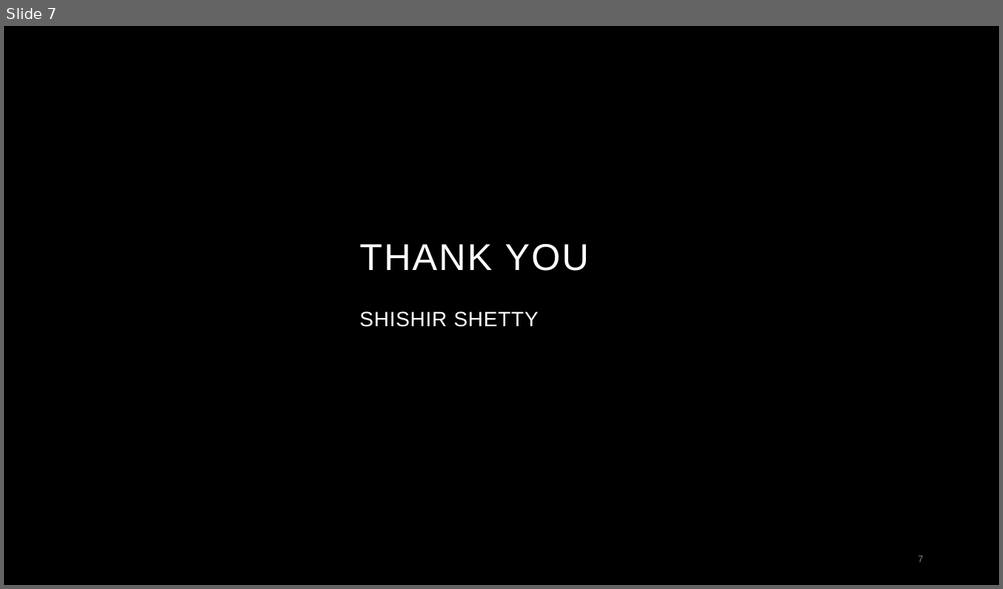
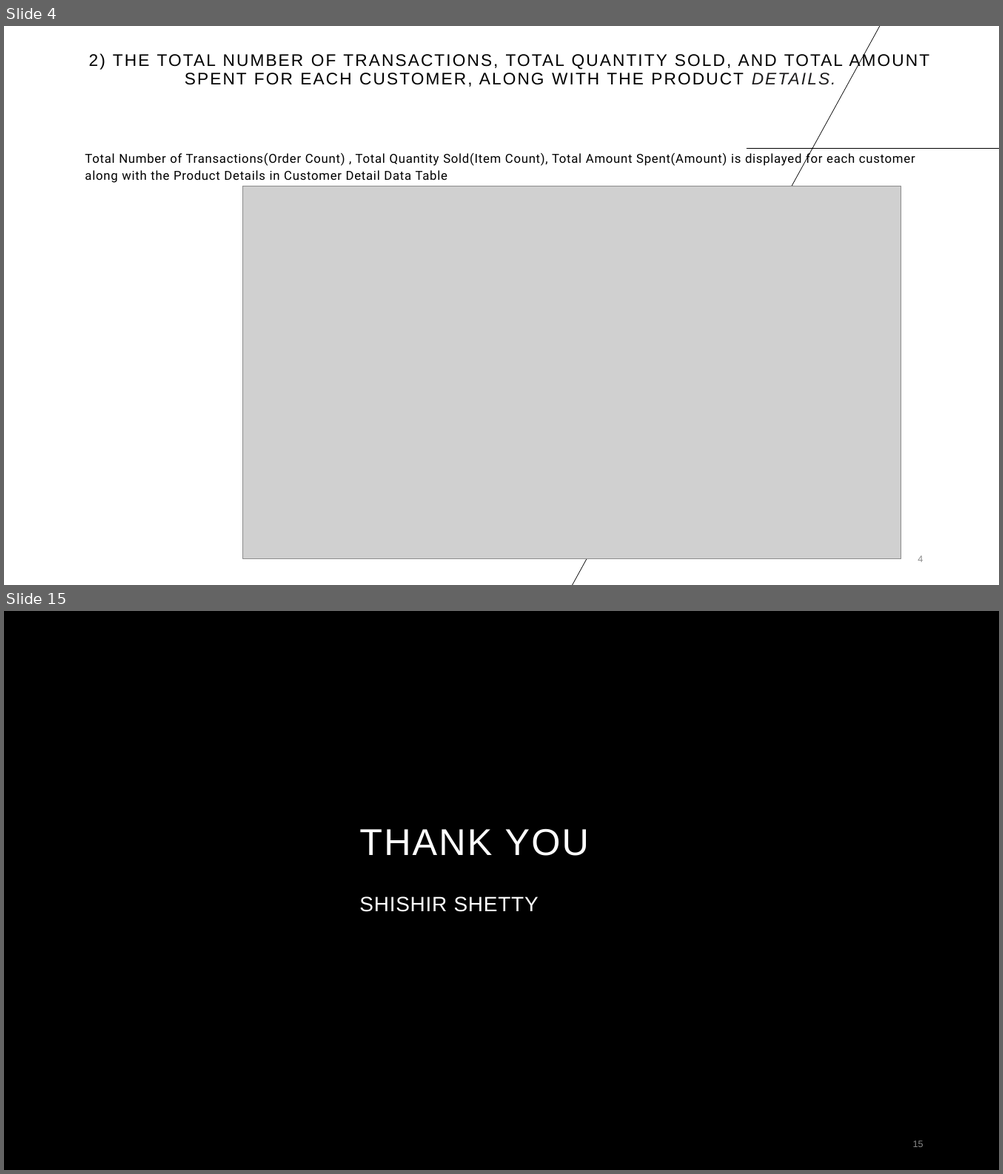
Before and after one commit to Shishir-Shetty/Assignment, a slide deck: PEI.pptx. Shown one above the other, each under a label of ours: slide 7 before the commit, slides 4 and 15 after it; the slides between them are not shown. The pictures are 1003x589 and 1003x1174 pixels, drawn with LibreOffice and Linux fonts; fonts in the diff are those of the drawing; grey boxes stand for pictures; background and template pictures are left out. Boxes give left, top, right and bottom in pixels: in the first picture for what was removed or moved away, otherwise in the second. Text is boxed around its words. In the diff, an @@ line names an element or a change of style, - is before the commit and + after.

```diff
--- a/PEI.pptx
+++ b/PEI.pptx
@@ slide 4 added at bbox=[4, 26, 999, 585], background #FFFFFF @@
@@ line added from (881, 26) to (571, 585), #000000 0.5 pt @@
@@ title added at bbox=[89, 53, 930, 87], 16.2 pt, text #000000 @@
+2) THE TOTAL NUMBER OF TRANSACTIONS, TOTAL QUANTITY SOLD, AND TOTAL AMOUNT SPENT FOR EACH CUSTOMER, ALONG WITH THE PRODUCT DETAILS.
@@ text added at bbox=[85, 152, 915, 183], 12 pt, text #000000 @@
+Total Number of Transactions(Order Count) , Total Quantity Sold(Item Count), Total Amount Spent(Amount) is displayed for each customer along with the Product Details in Customer Detail Data Table
@@ line added from (746, 148) to (999, 148), #000000 0.5 pt @@
@@ picture added at bbox=[243, 187, 901, 560] @@
@@ page number added at bbox=[917, 556, 922, 562], 9 pt, text #8C8C8C @@
+4
@@ what was slide 7 is now slide 15 @@
@@ page number at bbox=[913, 1141, 923, 1147]: text changed @@
-7
+15
```
Also in this commit, not shown: 4 slides changed, 7 other slides added.
